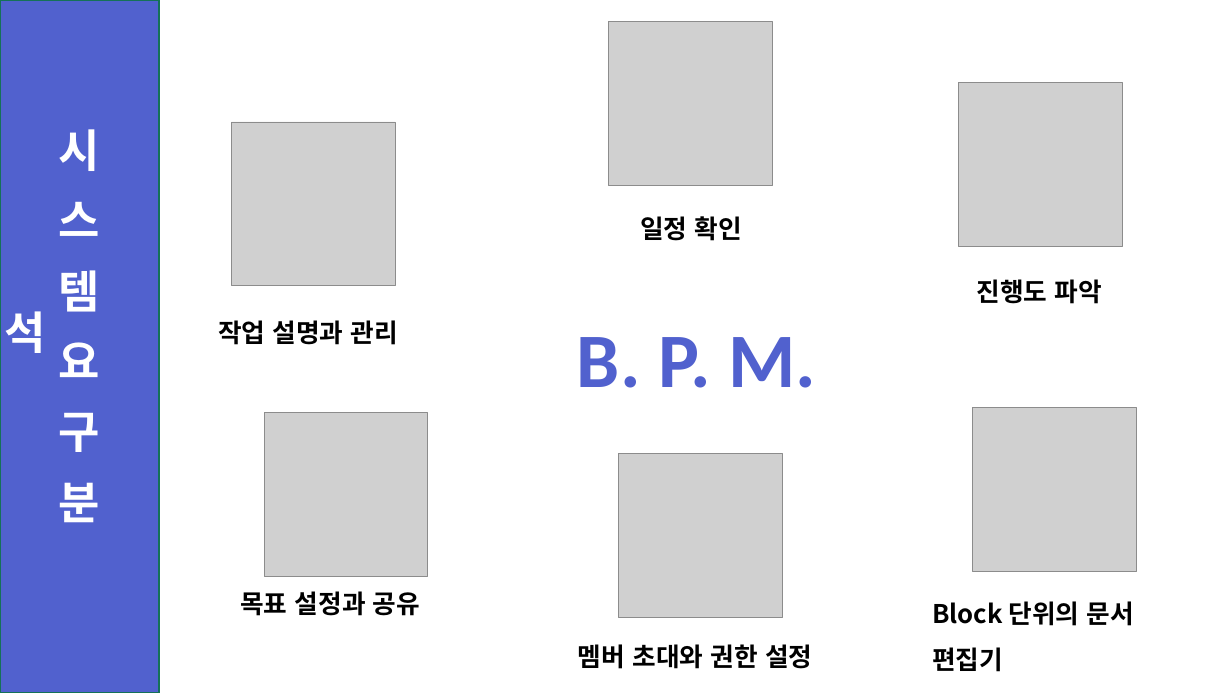
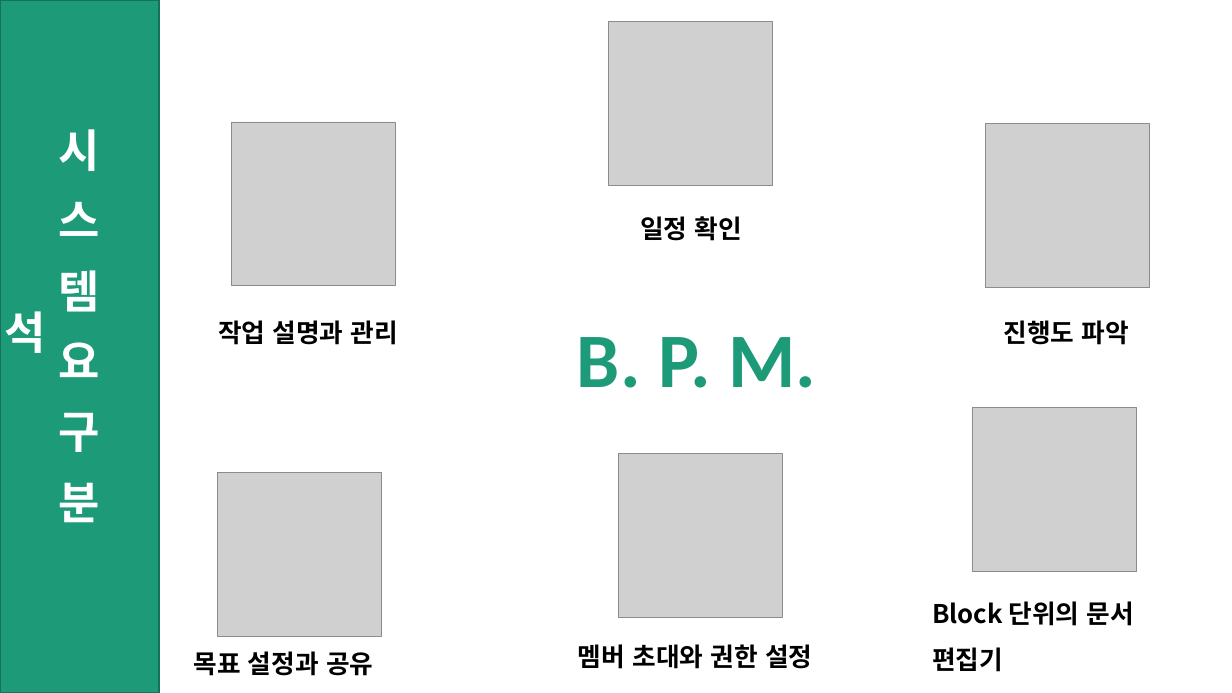
Before and after one commit to ShinHyeonSeong/Final, a slide deck: slide 6 of 기획 UI/A조 프로토타입 발표.pptx (slide 5 before the commit). Drawn at 1232x693 pixels with LibreOffice and Linux fonts; fonts in the diff are those of the drawing; grey boxes stand for pictures. Boxes give left, top, right and bottom in pixels: in the first picture for what was removed or moved away, otherwise in the second. Text is boxed around its words. In the diff, an @@ line names an element or a change of style, - is before the commit and + after.

```diff
--- a/기획 UI/A조 프로토타입 발표.pptx
+++ b/기획 UI/A조 프로토타입 발표.pptx
@@ rectangle at (0,0,159,693): fill #5161CE to #1D9A78 @@
@@ picture: place and size @@
-picture at (958,82,1122,246)
+picture at (986,124,1150,287)
@@ text "진행도 파악": place and size @@
-text "진행도 파악" at (976,279,1102,304)
+text "진행도 파악" at (1004,320,1129,345)
@@ text "B. P. M." at (577,337,817,388): text colour #5161CE to #1D9A78 @@
@@ picture: place and size @@
-picture at (264,413,428,577)
+picture at (217,473,381,637)
@@ text "목표 설정과 공유": place and size @@
-text "목표 설정과 공유" at (240,591,420,616)
+text "목표 설정과 공유" at (194,651,373,676)
```
Also in this commit, not shown: 11 other slides changed, 1 slide added.
